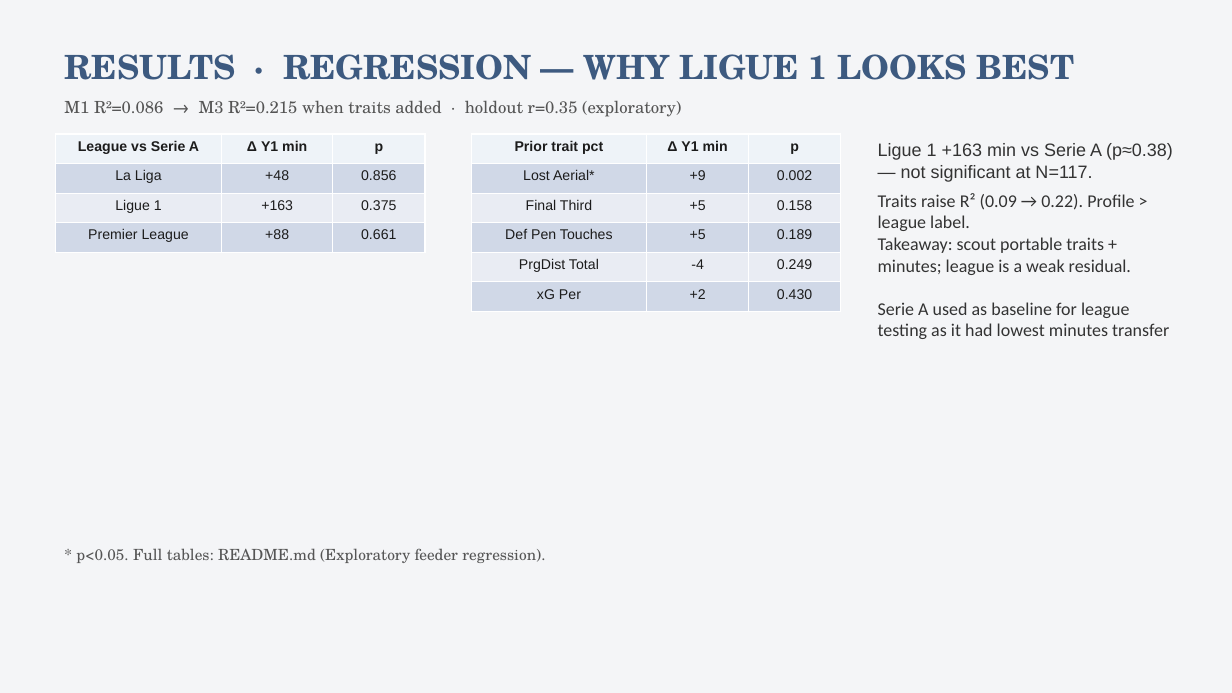
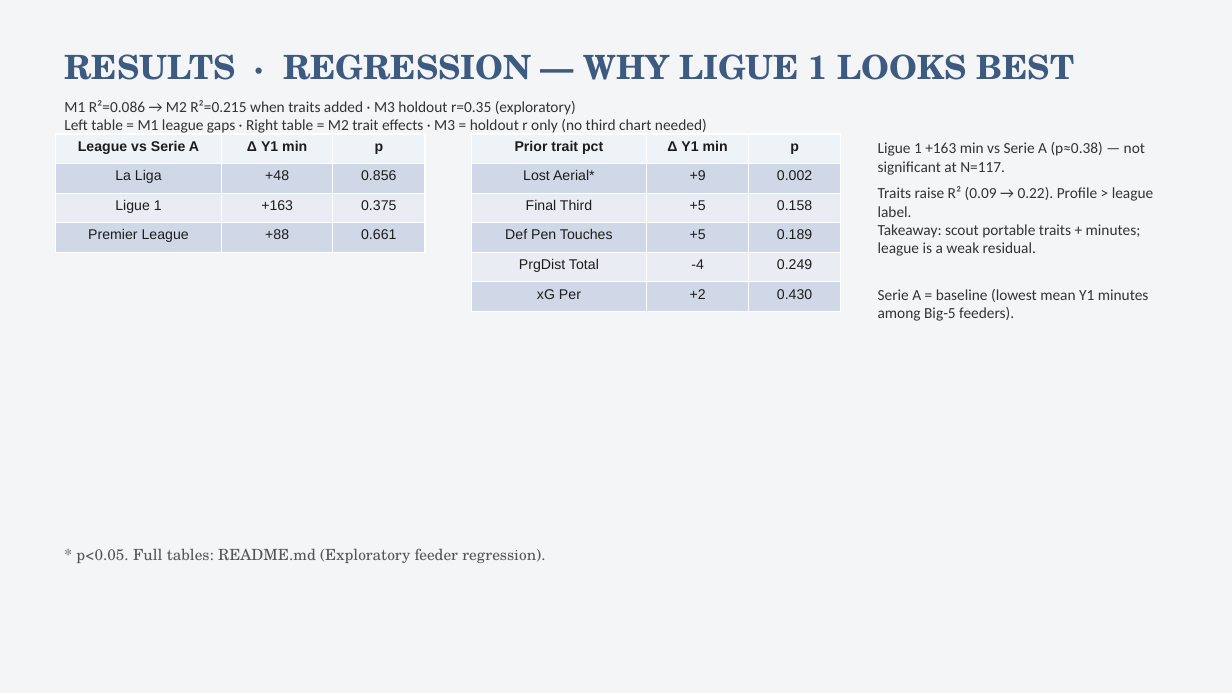
Before and after one commit to colbymorris08/bundesliga-transfer-traits, a slide deck: slide 18 of bundesliga_transfer_traits.pptx. Drawn at 1232x693 pixels with LibreOffice and Linux fonts; fonts in the diff are those of the drawing. Boxes give left, top, right and bottom in pixels: in the first picture for what was removed or moved away, otherwise in the second. Text is boxed around its words. In the diff, an @@ line names an element or a change of style, - is before the commit and + after.

```diff
--- a/bundesliga_transfer_traits.pptx
+++ b/bundesliga_transfer_traits.pptx
@@ text at [64, 100, 707, 133]: text changed; size 13 to 12 pt; font TeX Gyre Schola to Calibri; text colour #555555 to #333333 @@
-M1 R²=0.086 → M3 R²=0.215 when traits added · holdout r=0.35 (exploratory)
+M1 R²=0.086 → M2 R²=0.215 when traits added · M3 holdout r=0.35 (exploratory)
+Left table = M1 league gaps · Right table = M2 trait effects · M3 = holdout r only (no third chart needed)
@@ text at [878, 142, 1153, 256]: size 14 to 12 pt in "Ligue 1 +163 min vs Serie A ...", "Traits raise R² (0.09 → 0.22). Profile ...", "Takeaway: scout portable traits + minutes; league ..."; font Arial to Calibri in "Ligue 1 +163 min vs Serie A ..." @@
@@ text at [878, 289, 1149, 321]: text changed; size 14 to 12 pt @@
-Serie A used as baseline for league testing as it had lowest minutes transfer
+Serie A = baseline (lowest mean Y1 minutes among Big-5 feeders).
```
Also in this commit, not shown: 8 other slides changed.
